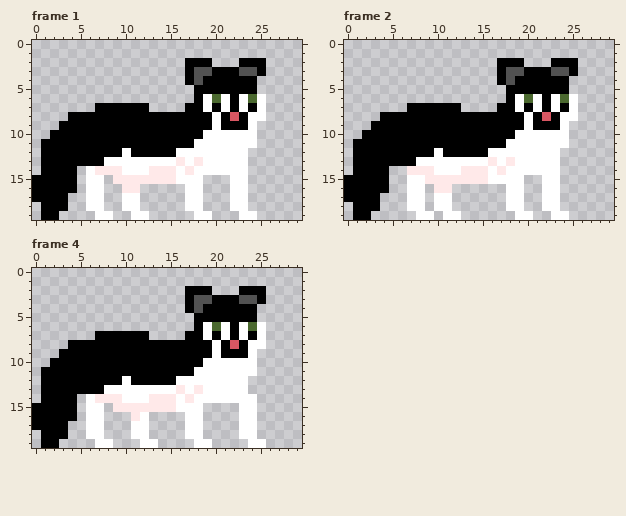
Two versions of one pixel-art file, Assets/Mousse.ase. This is how it looked before the edit.
30x20 pixels, 4 frames. Shown: frame 1, frame 2, frame 4. The commit also changed other frames, which this record leaves out.
And afterwards:
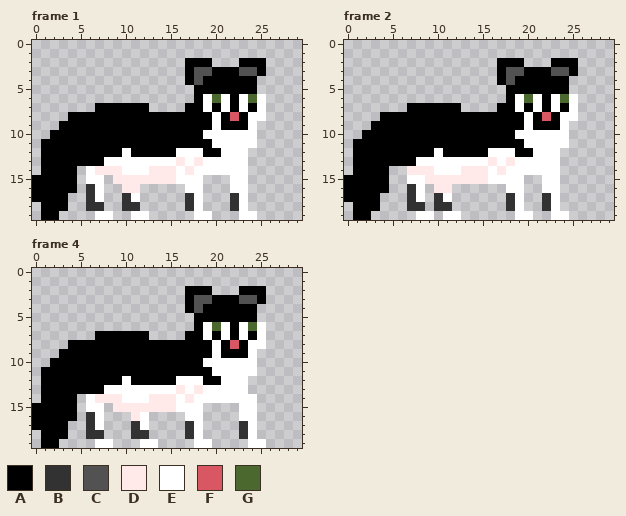
Palette (. is transparent): A #000000  B #323232  C #525252  D #ffe9e9  E #ffffff  F #d95763  G #4b692f
Difference:
--- frame 1
@@ x 16..22 @@
 10 AAAEEEE
-11 AAEEEEE
-12 EEEEEEE
+11 AAAAEEE
+12 EEEAAEE
 13 DEDEEEE
@@ x 4..24 @@
 15 A.EE.DDDDDDDEEE...EE.
-16 A.EE..DD.....EE...EE.
-17 ..EE..EE.....EE...EE.
-18 ..EE..EE.....EE...EE.
+16 A.BE..DD.....EE...EE.
+17 ..BE..BE.....BE...BE.
+18 ..BB..BB.....BE...BE.
 19 ...EE..EE.....EE...EE
--- frame 2
@@ x 16..22 @@
 10 AAAEEEE
-11 AAEEEEE
-12 EEEEEEE
+11 AAAAEEE
+12 EEEAAEE
 13 DEDEEEE
@@ x 5..24 @@
 15 ..EEDDDDDDDEEEE..EE.
-16 ..EE.DD......EE..EE.
-17 ..EE.EE......EE..EE.
-18 ..EE.EE......EE..EE.
+16 ..BE.DD......EE..EE.
+17 ..BE.BE......BE..BE.
+18 ..BB.BB......BE..BE.
 19 ...EE.EE......EE..EE
--- frame 4
@@ x 16..22 @@
 10 AAAEEEE
-11 AAEEEEE
-12 EEEEEEE
+11 AAAAEEE
+12 EEEAAEE
 13 DEDEEEE
@@ x 0..29 @@
 15 AAAAA.EE.DDDDDDDEEE....EE.....
-16 AAAAA.EE...DE....EE....EE.....
-17 AAAA..EE...EE....EE....EE.....
-18 .AAA..EE...EE....EE....EE.....
+16 AAAAA.BE...DE....EE....EE.....
+17 AAAA..BE...BE....BE....BE.....
+18 .AAA..BB...BB....BE....BE.....
 19 .AA....EE...EE....EE....EE....
